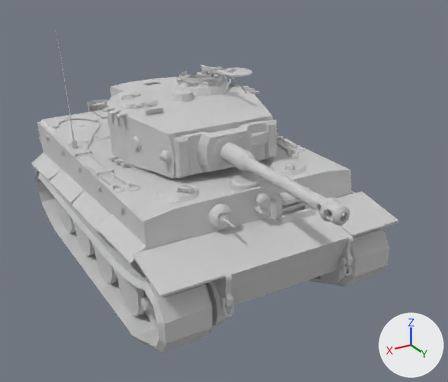
An edit to the FBX model Tank3D/Tank3DContent/Modèles/Veteran Tiger Body.FBX, drawn before and after from the same camera.
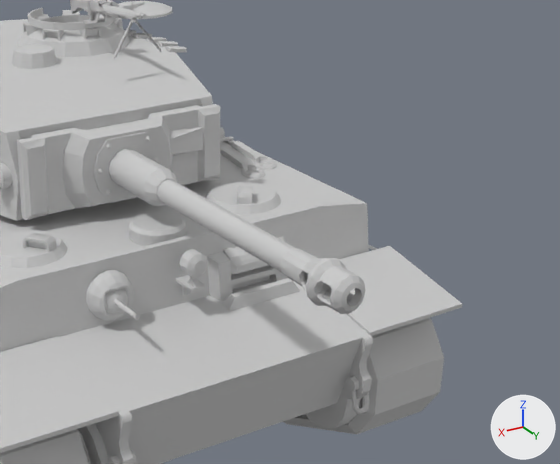
Old and new are each drawn whole from a 50 mm camera at (1.33, 2.64, 1.61) aimed at (-0.05, 0.33, 0.45) and again close up on the part from 37% to 100% of the width and 18% to 79% of the height. Arrows for +X, +Y and +Z are at lower right; the lights stay in place. Where no turn or scale is listed for an object, it has been applied to the vertices.

The first close-up shows 'Canon', 'Roues', 'Tour'.
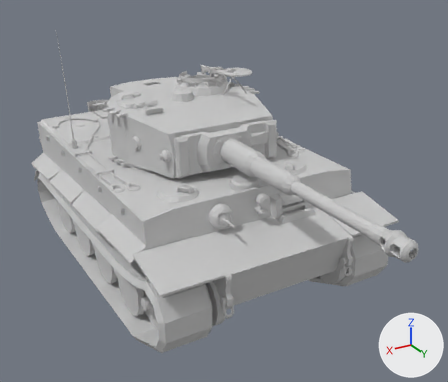
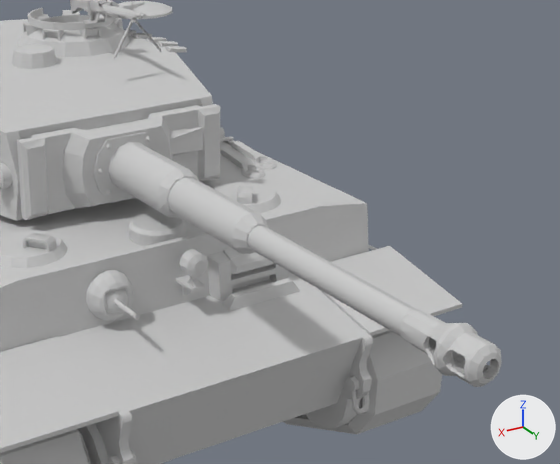
The edits, one by one:
Object 'Canon' (ob_canon) moves from (-0.019, -0.022, 0.0) to (-0.03, 0.279, 0.0).

Boxes [x1, y1, x2, y2] around the edits, measured in the close-ups (560 x 464 px):
'Canon', moved: before [109, 149, 366, 314]; after [108, 141, 502, 387]
